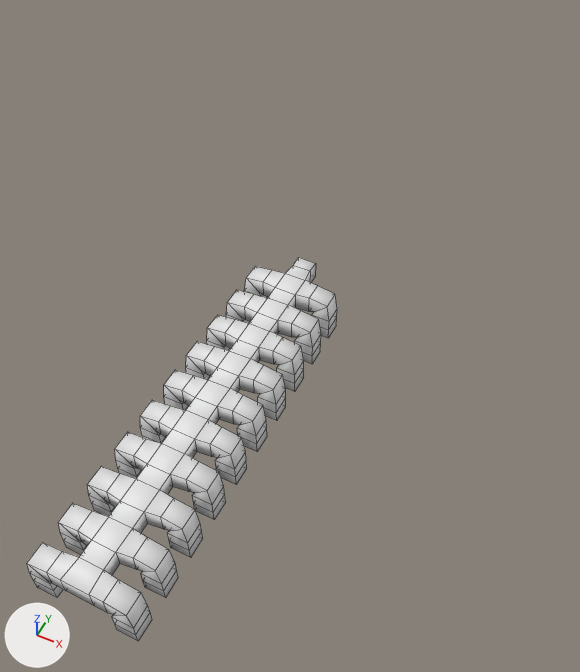
Before and after pictures for a commit that changed the Blender file Gabuzomeu_Blender/Gabuzomeu.blend.
The view is the same before and after, from a 50 mm lens placed at (6.69, -14.4, 14.96), pointed at (1.29, -3.59, 1.45). Every picture has the same lights, and +X, +Y and +Z are marked at lower left. Mesh edges are drawn as thin lines.
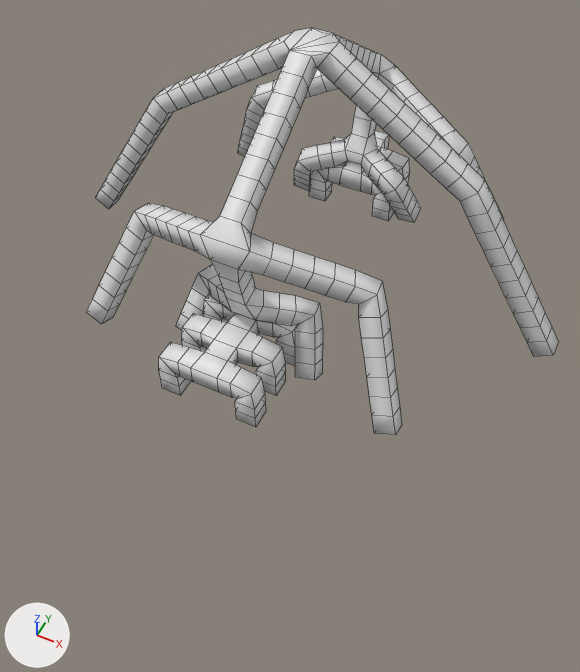
Boxes [x1, y1, x2, y2] around the edits, measured in the pictures (580 x 672 px):
'Cube', mesh moved, modifiers changed: before [27, 258, 337, 641]; after [87, 28, 558, 435]

The edits, one by one:
me_cube_011 has 51 vertices, 0 faces, 50 loose edges and spans x -1.0..1.0, y -10.0..0.0, z -1.0..0.0.
me_cube_011 is used by ob_cube; location (0.0, 0.0, 0.0).
me_cube_011 part 1: the whole mesh is moved by (0.0, 5.0, 1.0).
Object 'Cube' (ob_cube) gains a CAST modifier named 'Cast'.
Modifier setting: factor = 3.25.
Modifier setting: radius = 2.7.
